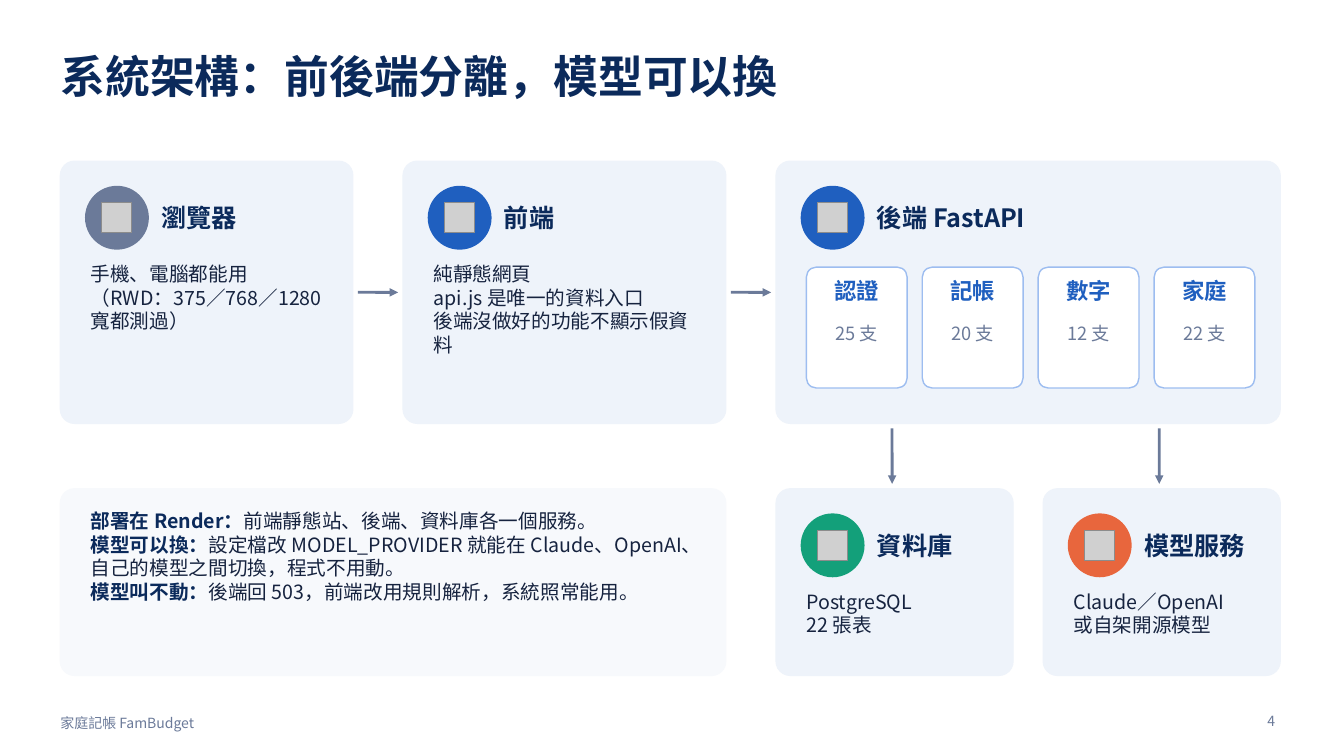
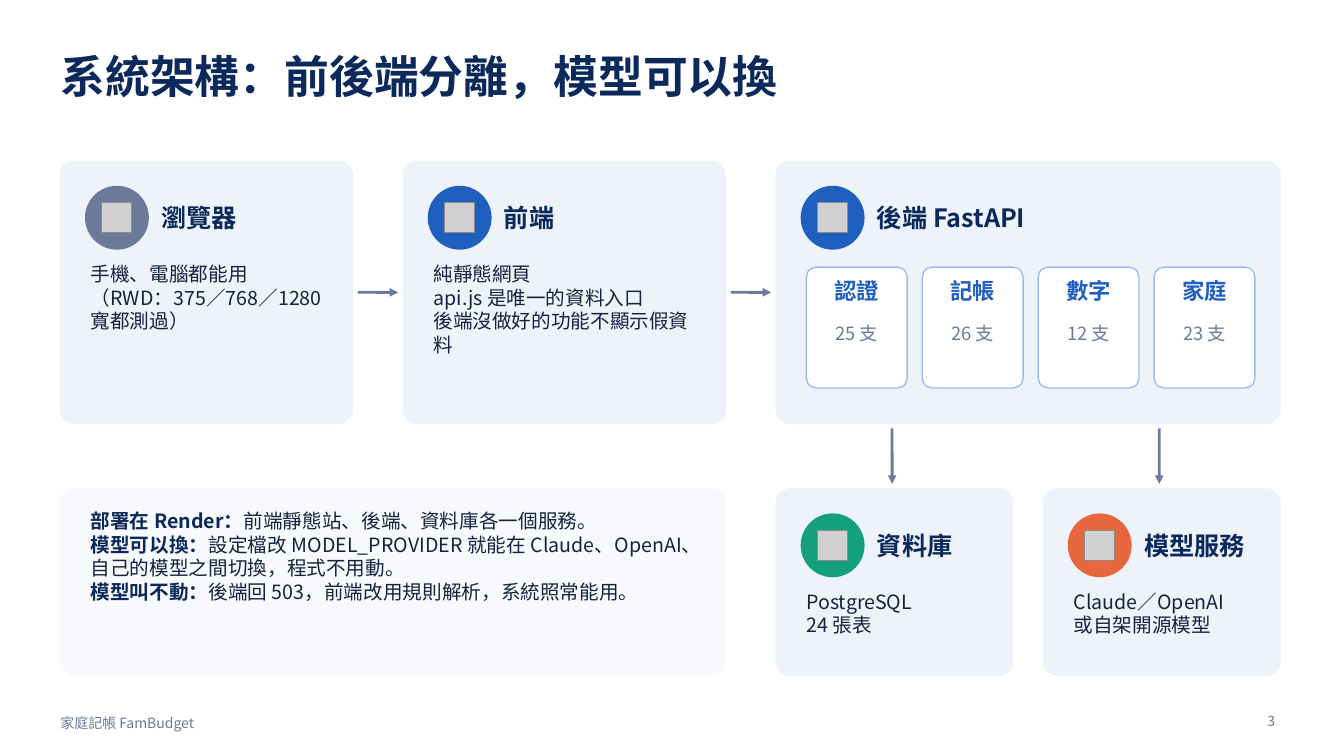
Before and after one commit to cbes502034/final_project, a slide deck: slide 3 of report/家庭記帳_期末報告.pptx (slide 4 before the commit). Drawn at 1344x756 pixels with LibreOffice and Linux fonts; fonts in the diff are those of the drawing; grey boxes stand for pictures. Boxes give left, top, right and bottom in pixels: in the first picture for what was removed or moved away, otherwise in the second. Text is boxed around its words. In the diff, an @@ line names an element or a change of style, - is before the commit and + after.

```diff
--- a/report/家庭記帳_期末報告.pptx
+++ b/report/家庭記帳_期末報告.pptx
@@ text at [952,325,994,342]: text changed @@
-20 支
+26 支
@@ text at [1183,325,1226,342]: text changed @@
-22 支
+23 支
@@ text at [806,612,872,634]: text changed @@
-22 張表
+24 張表
@@ page number at [1267,715,1275,726]: text changed @@
-4
+3
```
Also in this commit, not shown: 9 other slides changed, 6 slides added, 13 slides removed, 19 other files.
